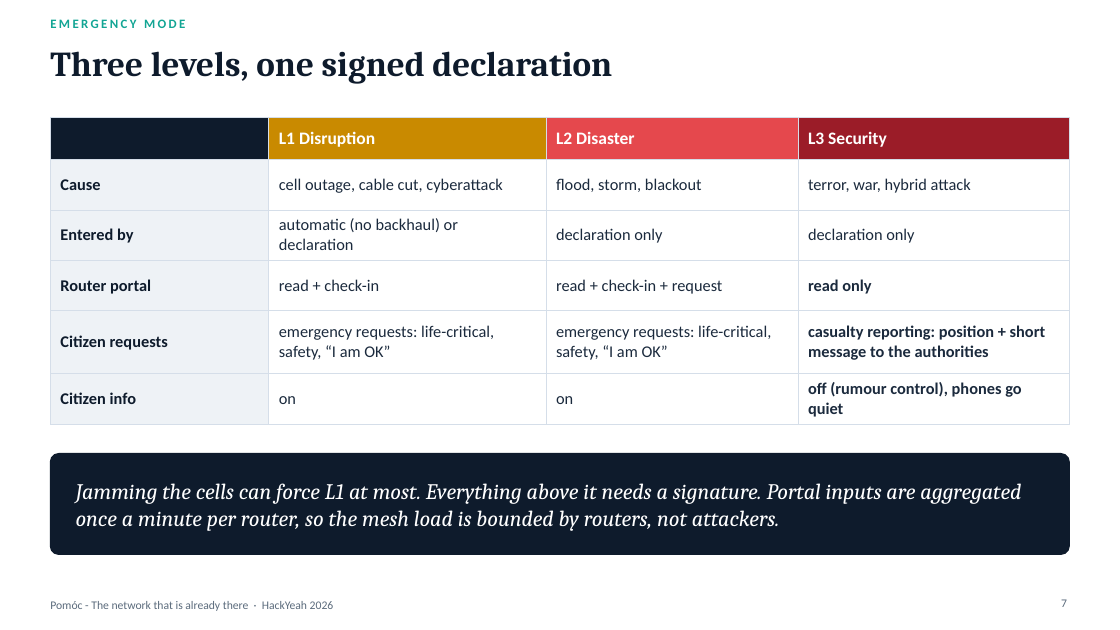
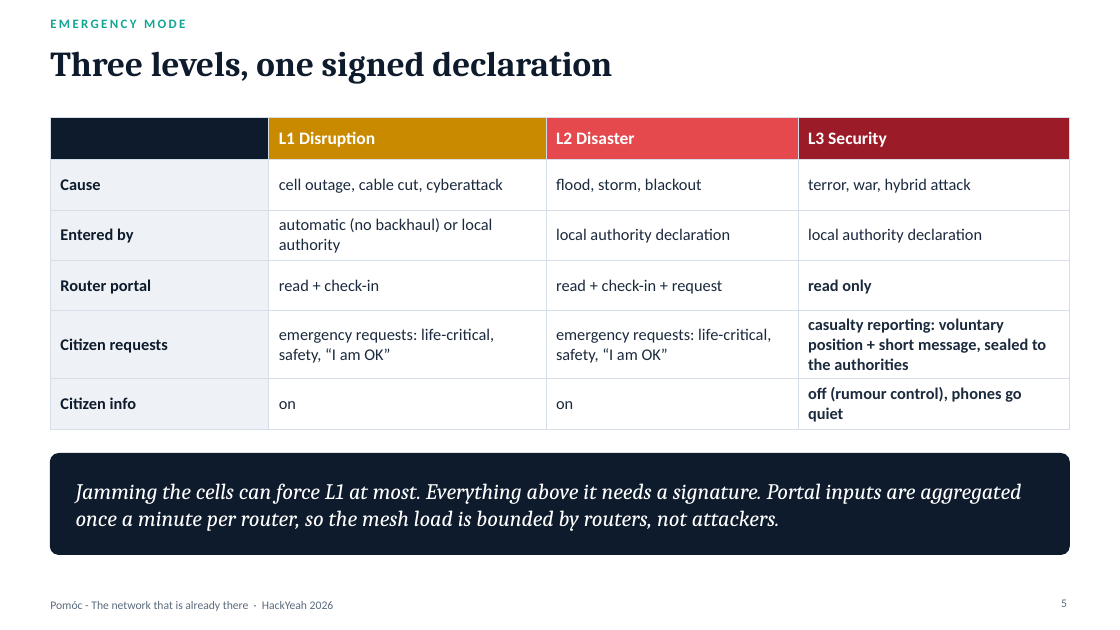
Before and after one commit to theapexlab/hackyeah2026, a slide deck: slide 5 of docs/pitch/pomoc.pptx (slide 7 before the commit). Drawn at 1120x630 pixels with LibreOffice and Linux fonts; fonts in the diff are those of the drawing. Boxes give left, top, right and bottom in pixels: in the first picture for what was removed or moved away, otherwise in the second. Text is boxed around its words. In the diff, an @@ line names an element or a change of style, - is before the commit and + after.

Commit message:
Update documentation and diagrams for clarity and accuracy
- Revised README to clarify the trigger conditions for local authority declarations.
- Enhanced deck documentation with detailed descriptions of emergency mode and system interactions.
- Updated concept documentation to reflect changes in the trust model and key generation process.
- Improved prior art section with additional context on community networks.
- Adjusted non-functional requirements to specify key management and privacy measures.
- Refined diagrams to better illustrate system architecture and trust model.

These changes aim to improve understanding and usability of the documentation for developers and stakeholders.

```diff
--- a/docs/pitch/pomoc.pptx
+++ b/docs/pitch/pomoc.pptx
@@ table at box(50, 118, 1070, 426) @@
-row 3: Entered by | automatic (no backhaul) or declaration | declaration only | declaration only
+row 3: Entered by | automatic (no backhaul) or local authority | local authority declaration | local authority declaration
-row 5, column 4: casualty reporting: position + short message to the authorities
+row 5, column 4: casualty reporting: voluntary position + short message, sealed to the authorities
@@ page number at box(1061, 599, 1067, 607): text changed @@
-7
+5
```
Also in this commit, not shown: 6 other slides changed, 11 other files.
